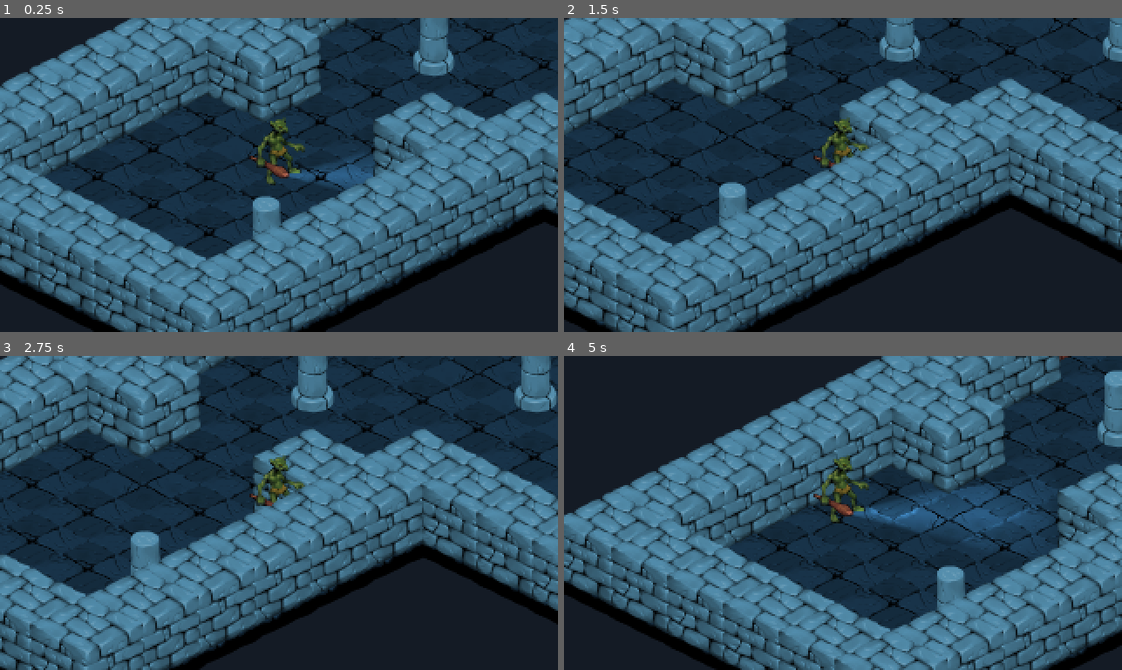
Above: before the commit, frames 1-4 (two rows, left to right).
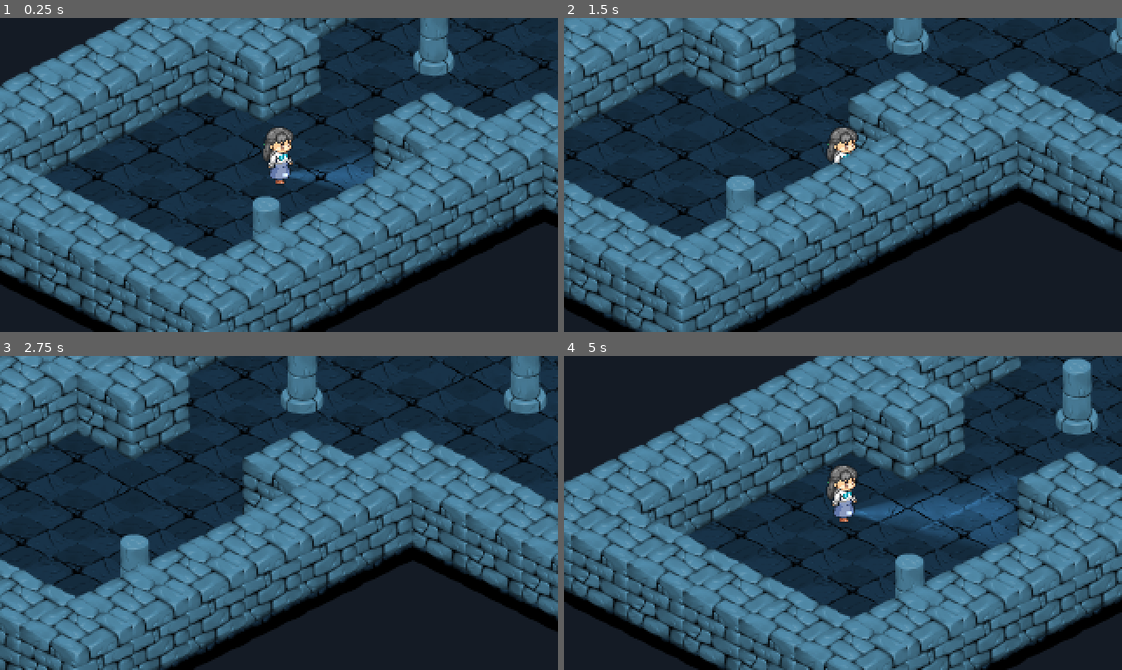
Above: after the commit, the same moments.

Repository: Briaoeuidhtns/spooky-month
Game: Godot game, scene res://dungeon.tscn
Two runs of this game, one before a commit and one after it. Both use one fixed random seed, a clock stepped at 60 frames per second and the inputs below.
Inputs:
- Up to frame 1 (0.25 s): no input
- Up to frame 2 (1.5 s): tap Enter at 0.5 s; hold Right (move_right) 0.53-1.28 s; hold Down (move_down) from 1.28 s (still down)
- Up to frame 3 (2.75 s): release Down (move_down) at 2.03 s; hold Right (move_right) from 2.03 s (still down)
- Up to frame 4 (5 s): release Right (move_right) at 2.78 s; hold Up (move_up) 2.78-3.53 s; hold Left (move_left) from 3.53 s (still down)

The runs differ from the first frame. In frame 1, 1.0% of the frame differs, in the area x 44-55%, y 32-54%; in frame 2, 33%; in frame 3, 33%; in frame 4, 50%, in the area x 0-100%, y 0-100%.

Commit message:
Add good-enough partially animated char sprites

Diff:
--- a/troll.gd
+++ b/troll.gd
@@ -1,6 +1,7 @@
 extends KinematicBody2D
 
-const MOTION_SPEED = 160 # Pixels/second.
+export var MOTION_SPEED = 160 # Pixels/second.
+onready var player = $Sprite
 
 func _physics_process(_delta):
 	var motion = Vector2()
--- a/troll.tscn
+++ b/troll.tscn
@@ -1,21 +1,96 @@
-[gd_scene load_steps=5 format=2]
+[gd_scene load_steps=18 format=2]
 
 [ext_resource path="res://troll.gd" type="Script" id=1]
-[ext_resource path="res://troll.png" type="Texture" id=2]
+[ext_resource path="res://Assets/Characters/Isometric Human Sprites/Woman2.png" type="Texture" id=2]
 [ext_resource path="res://flashlight_texture.png" type="Texture" id=3]
 
-[sub_resource type="CircleShape2D" id=1]
-radius = 16.0
+[sub_resource type="AtlasTexture" id=1]
+atlas = ExtResource( 2 )
+region = Rect2( 0, 144, 32, 48 )
+
+[sub_resource type="AtlasTexture" id=2]
+atlas = ExtResource( 2 )
+region = Rect2( 32, 144, 32, 48 )
+
+[sub_resource type="AtlasTexture" id=3]
+atlas = ExtResource( 2 )
+region = Rect2( 64, 144, 32, 48 )
+
+[sub_resource type="AtlasTexture" id=4]
+atlas = ExtResource( 2 )
+region = Rect2( 0, 0, 32, 48 )
+
+[sub_resource type="AtlasTexture" id=5]
+atlas = ExtResource( 2 )
+region = Rect2( 32, 0, 32, 48 )
+
+[sub_resource type="AtlasTexture" id=6]
+atlas = ExtResource( 2 )
+region = Rect2( 64, 0, 32, 48 )
+
+[sub_resource type="AtlasTexture" id=7]
+atlas = ExtResource( 2 )
+region = Rect2( 0, 96, 32, 48 )
+
+[sub_resource type="AtlasTexture" id=8]
+atlas = ExtResource( 2 )
+region = Rect2( 32, 96, 32, 48 )
+
+[sub_resource type="AtlasTexture" id=9]
+atlas = ExtResource( 2 )
+region = Rect2( 64, 96, 32, 48 )
+
+[sub_resource type="AtlasTexture" id=10]
+atlas = ExtResource( 2 )
+region = Rect2( 0, 48, 32, 48 )
+
+[sub_resource type="AtlasTexture" id=11]
+atlas = ExtResource( 2 )
+region = Rect2( 32, 48, 32, 48 )
+
+[sub_resource type="AtlasTexture" id=12]
+atlas = ExtResource( 2 )
+region = Rect2( 64, 48, 32, 48 )
+
+[sub_resource type="SpriteFrames" id=13]
+animations = [ {
+"frames": [ SubResource( 1 ), SubResource( 2 ), SubResource( 3 ), SubResource( 2 ) ],
+"loop": true,
+"name": "northeast",
+"speed": 5.0
+}, {
+"frames": [ SubResource( 4 ), SubResource( 5 ), SubResource( 6 ), SubResource( 5 ) ],
+"loop": true,
+"name": "southwest",
+"speed": 5.0
+}, {
+"frames": [ SubResource( 7 ), SubResource( 8 ), SubResource( 9 ), SubResource( 8 ) ],
+"loop": true,
+"name": "northwest",
+"speed": 5.0
+}, {
+"frames": [ SubResource( 10 ), SubResource( 11 ), SubResource( 12 ), SubResource( 11 ) ],
+"loop": true,
+"name": "southeast",
+"speed": 5.0
+} ]
+
+[sub_resource type="CircleShape2D" id=14]
+radius = 9.2567
 
 [node name="Troll" type="KinematicBody2D"]
 script = ExtResource( 1 )
 
-[node name="Sprite" type="Sprite" parent="."]
-position = Vector2( -4, -28 )
-texture = ExtResource( 2 )
+[node name="Sprite" type="AnimatedSprite" parent="."]
+position = Vector2( -0.660278, -23.144 )
+scale = Vector2( 1.5, 1.5 )
+frames = SubResource( 13 )
+animation = "southeast"
+speed_scale = 1.3
 
 [node name="CollisionShape2D" type="CollisionShape2D" parent="."]
-shape = SubResource( 1 )
+position = Vector2( 0, 4.14784 )
+shape = SubResource( 14 )
 
 [node name="Camera2D" type="Camera2D" parent="."]
 current = true
Binary file added: Assets/Characters/Isometric Human Sprites/Man.png
Not shown, added: Assets/Characters/Isometric Human Sprites/Man.png.import
Binary file added: Assets/Characters/Isometric Human Sprites/Man2.png
Not shown, added: Assets/Characters/Isometric Human Sprites/Man2.png.import
Binary file added: Assets/Characters/Isometric Human Sprites/Man3.png
Not shown, added: Assets/Characters/Isometric Human Sprites/Man3.png.import
Binary file added: Assets/Characters/Isometric Human Sprites/Woman.png
Not shown, added: Assets/Characters/Isometric Human Sprites/Woman.png.import
Binary file added: Assets/Characters/Isometric Human Sprites/Woman2.png
Not shown, added: Assets/Characters/Isometric Human Sprites/Woman2.png.import
Binary file added: Assets/Characters/Isometric Human Sprites/Woman3.png
Not shown, added: Assets/Characters/Isometric Human Sprites/Woman3.png.import
